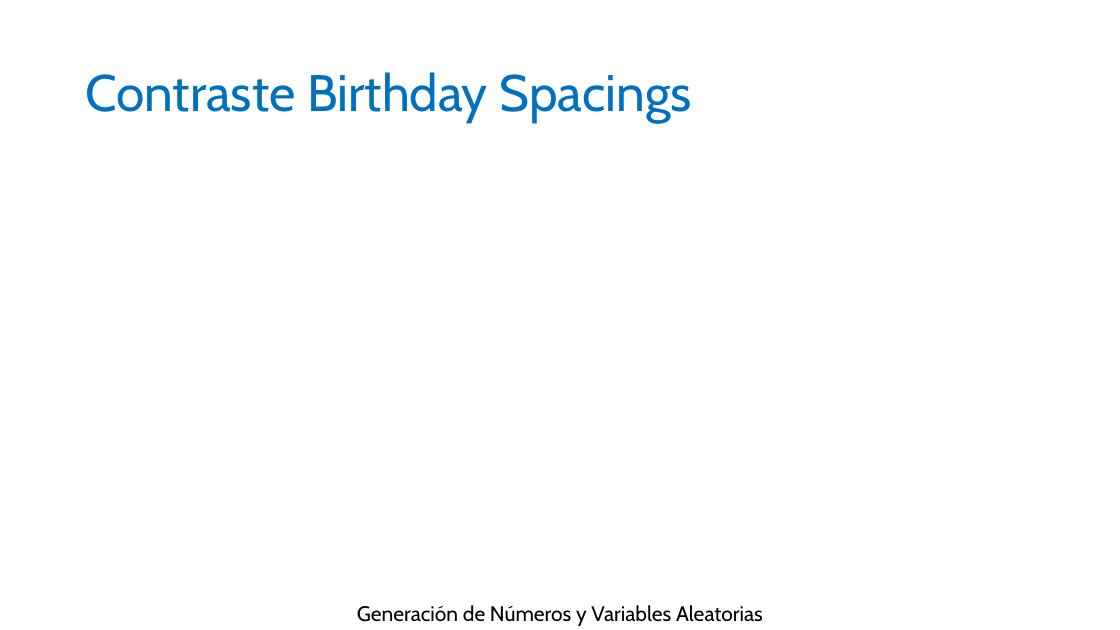
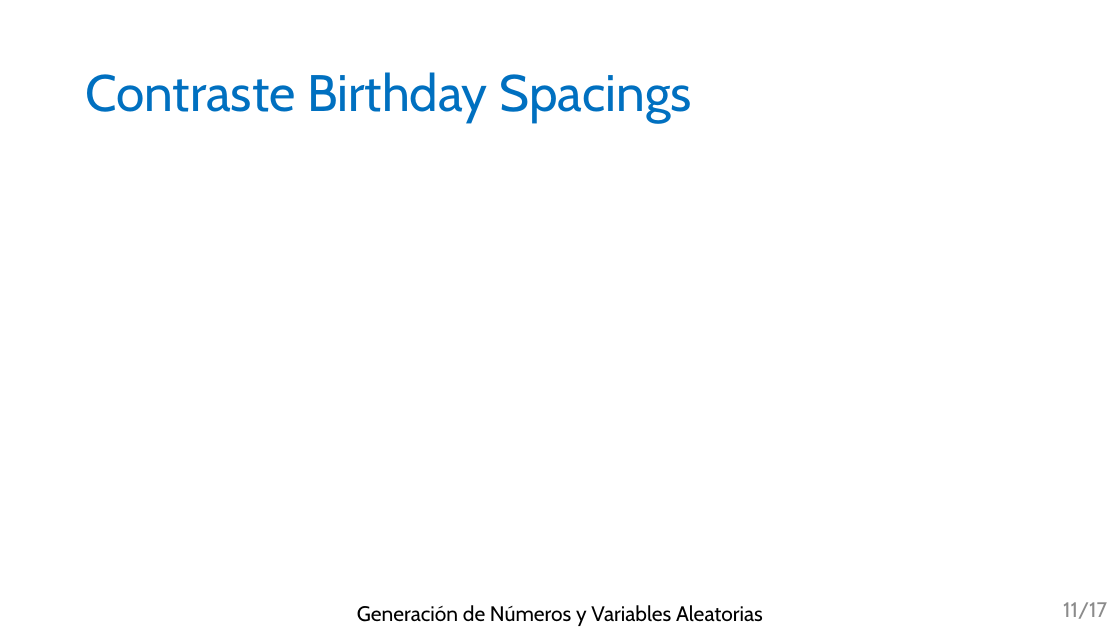
Before and after one commit to aanxel/MetodosDeSimulacion, a slide deck: slide 11 of Practica1/memoria/PresentacionEjercicio1.pptx (slide 10 before the commit). Drawn at 1120x630 pixels with LibreOffice and Linux fonts; fonts in the diff are those of the drawing; grey boxes stand for pictures. Boxes give left, top, right and bottom in pixels: in the first picture for what was removed or moved away, otherwise in the second. Text is boxed around its words. In the diff, an @@ line names an element or a change of style, - is before the commit and + after.

```diff
--- a/Practica1/memoria/PresentacionEjercicio1.pptx
+++ b/Practica1/memoria/PresentacionEjercicio1.pptx
@@ page number added at <box>1063,602,1107,619</box>, 18 pt, text #8C8C8C @@
+11/17
```
Also in this commit, not shown: 4 other slides changed, 3 slides added, 1 slide removed, 37 other files.
